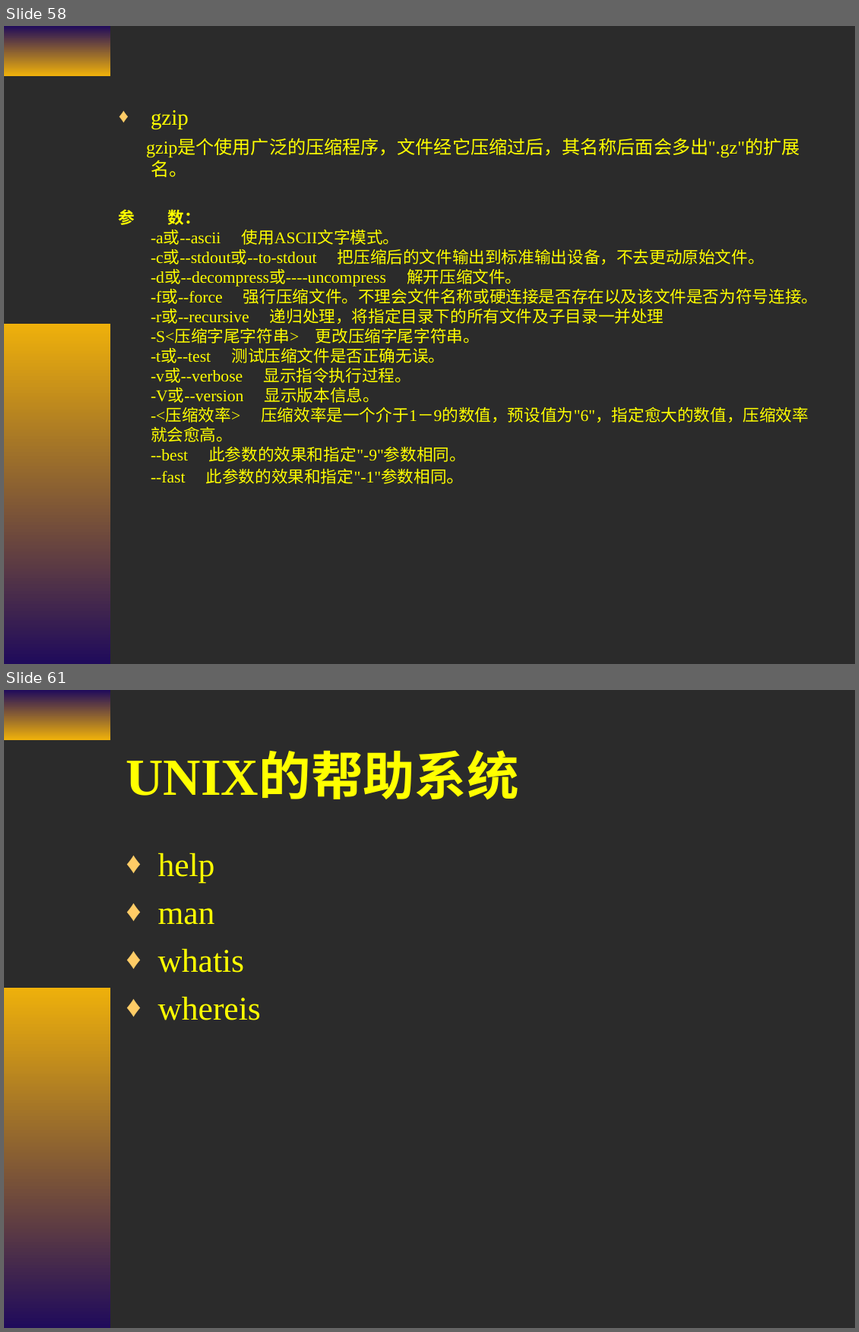
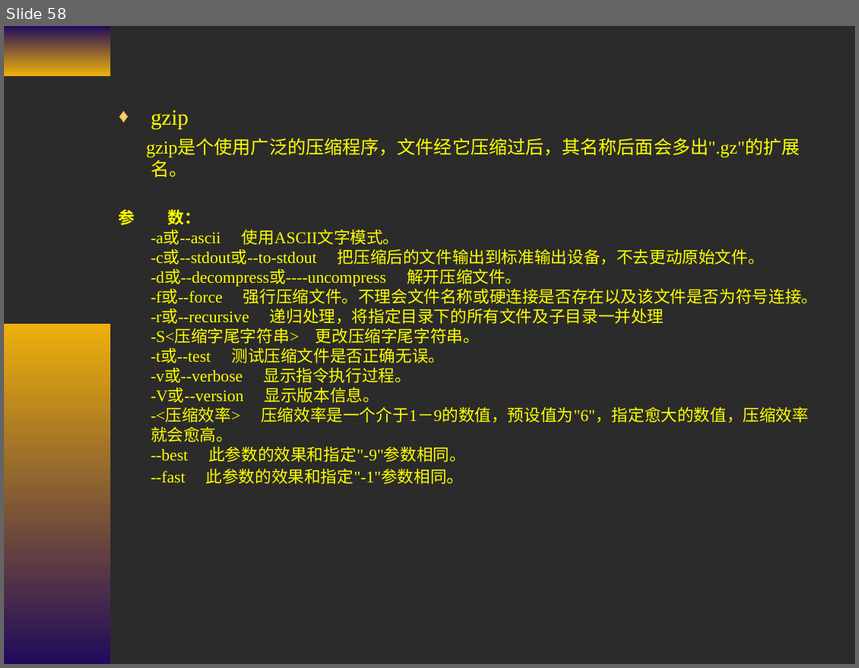
Before and after one commit to cash2one/ekproject, a slide deck: workSpace/temp/资料/复件 第二章 Linux常用命令.ppt. Shown one above the other, each under a label of ours: slides 58 and 61 before the commit, slide 58 after it; the slides between them are not shown. The pictures are 859x1332 and 859x668 pixels, drawn with LibreOffice and Linux fonts; fonts in the diff are those of the drawing; background and template pictures are left out; a plain dark background stands for a picture behind light text. Boxes give left, top, right and bottom in pixels: in the first picture for what was removed or moved away, otherwise in the second. Text is boxed around its words. In the diff, an @@ line names an element or a change of style, - is before the commit and + after.

```diff
--- a/workSpace/temp/资料/复件 第二章 Linux常用命令.ppt
+++ b/workSpace/temp/资料/复件 第二章 Linux常用命令.ppt
@@ slide 61 removed at [4, 690, 855, 1328], background picture (left out); not listed: 2 template elements that a slide beside it also shows @@
@@ title removed at [126, 755, 519, 799] @@
-UNIX的帮助系统
@@ text removed at [158, 853, 261, 1021] @@
-♦ help
-♦ man
-♦ whatis
-♦ whereis
```
Also in this commit, not shown: 4 slides added, 6 other slides removed.
